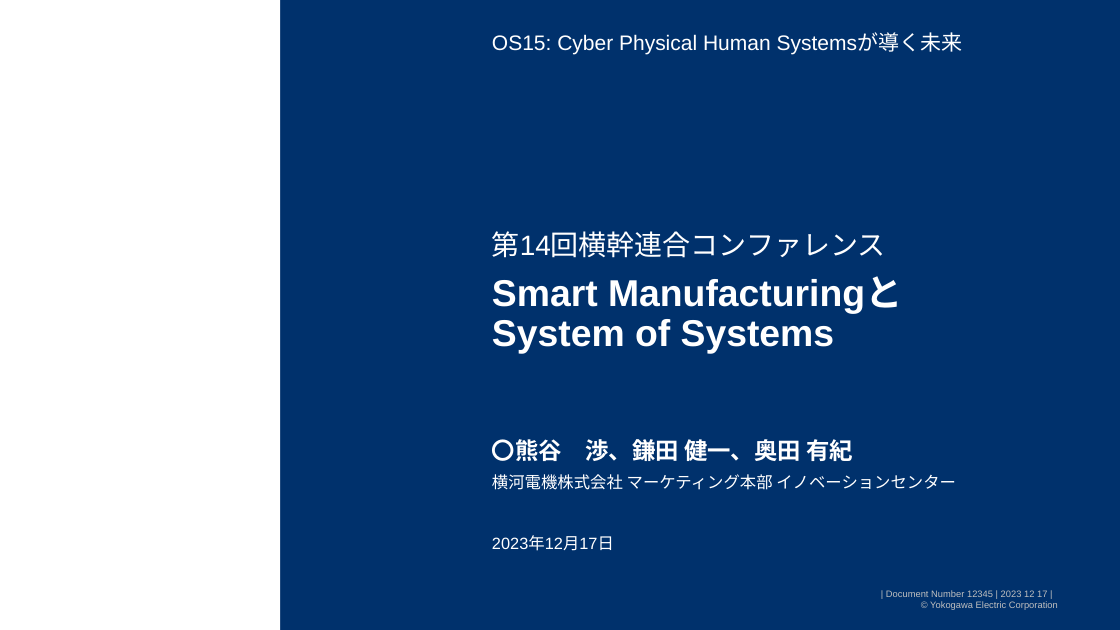
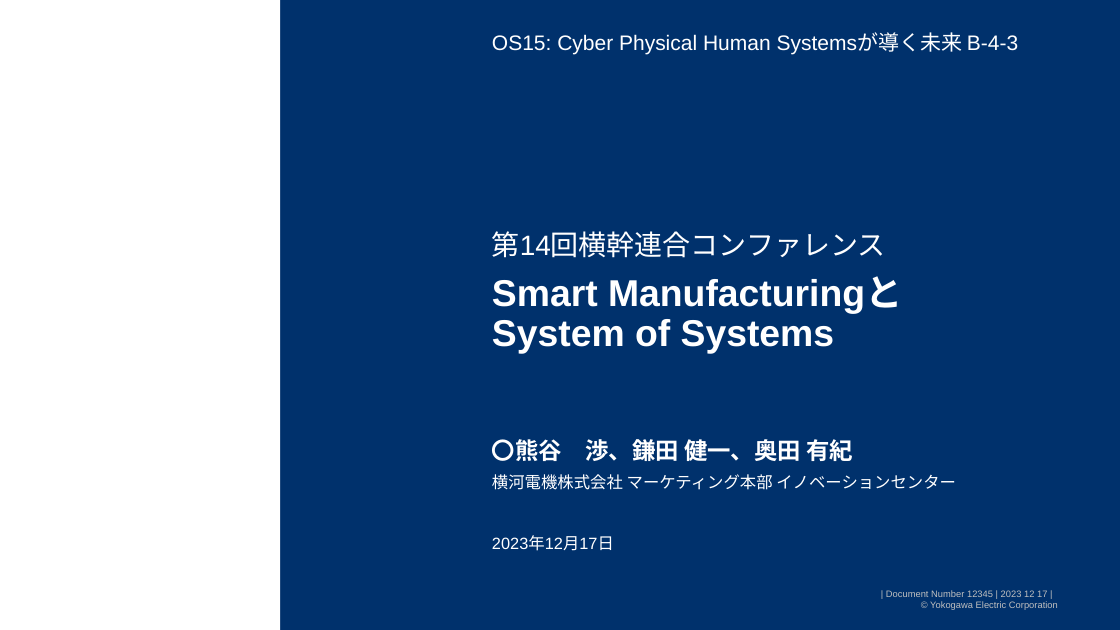
Before and after one commit to watarukumagai-git/opt, a slide deck: slide 1 of SoS/conf2023/231217_横幹連合コンファレンス_熊谷.pptx. Drawn at 1120x630 pixels with LibreOffice and Linux fonts; fonts in the diff are those of the drawing; background and template pictures are left out. Boxes give left, top, right and bottom in pixels: in the first picture for what was removed or moved away, otherwise in the second. Text is boxed around its words. In the diff, an @@ line names an element or a change of style, - is before the commit and + after.

```diff
--- a/SoS/conf2023/231217_横幹連合コンファレンス_熊谷.pptx
+++ b/SoS/conf2023/231217_横幹連合コンファレンス_熊谷.pptx
@@ text at [492,34,1018,55]: text changed @@
-OS15: Cyber Physical Human Systemsが導く未来
+OS15: Cyber Physical Human Systemsが導く未来 B-4-3
```
Also in this commit, not shown: 12 other slides changed, 3 slides added, 2 slides removed.
